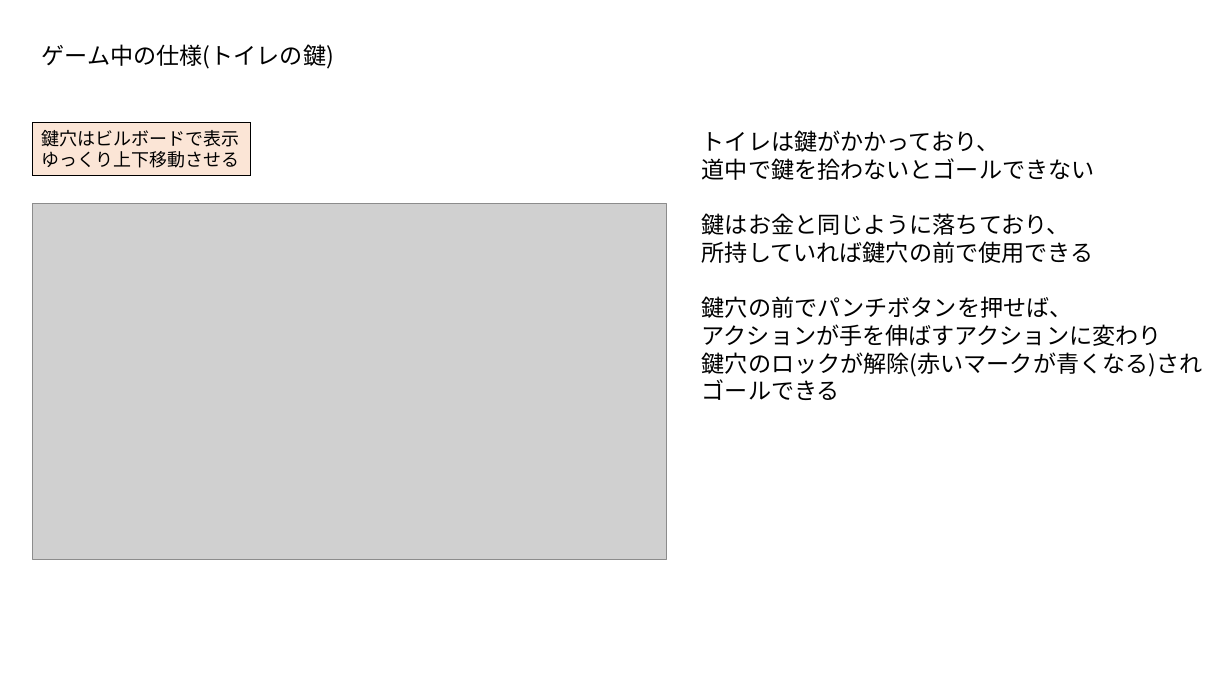
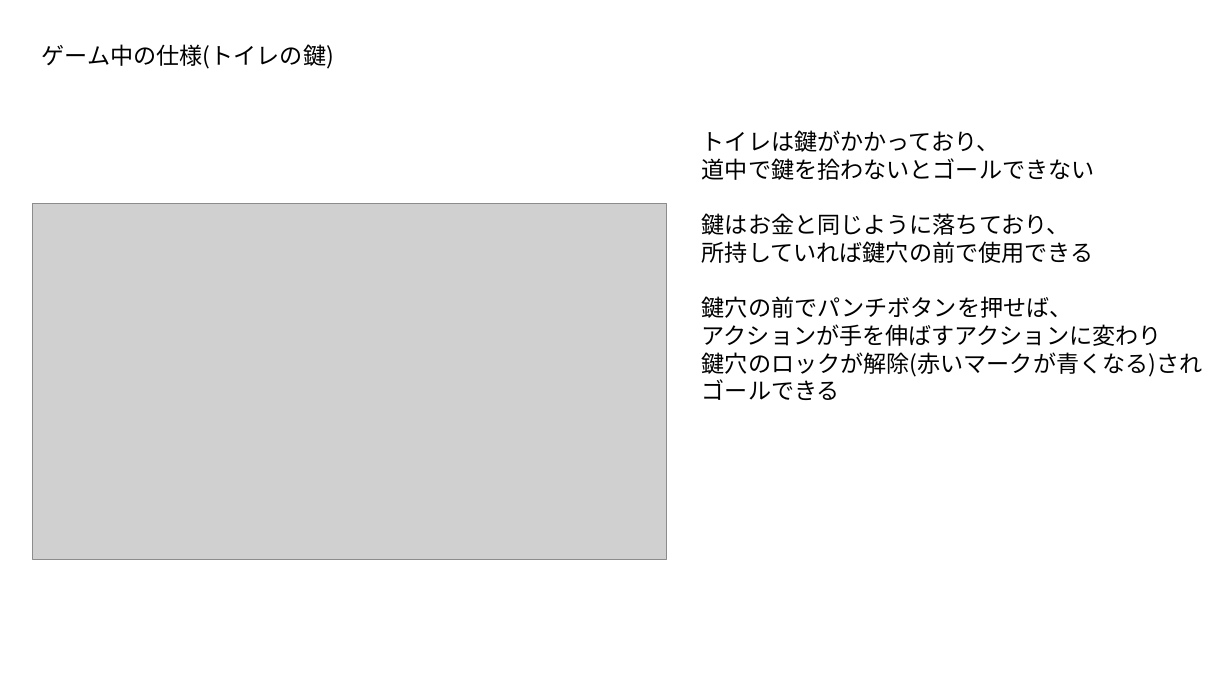
Before and after one commit to RenMitsuhashi/ToiletGame, a slide deck: slide 14 of 先トイ_仕様書.pptx. Drawn at 1232x693 pixels with LibreOffice and Linux fonts; fonts in the diff are those of the drawing; grey boxes stand for pictures. Boxes give left, top, right and bottom in pixels: in the first picture for what was removed or moved away, otherwise in the second. Text is boxed around its words. In the diff, an @@ line names an element or a change of style, - is before the commit and + after.

```diff
--- a/先トイ_仕様書.pptx
+++ b/先トイ_仕様書.pptx
@@ rectangle removed at (32, 123, 250, 176) @@
-鍵穴はビルボードで表示
-ゆっくり上下移動させる
```
Also in this commit, not shown: 1 other file.
